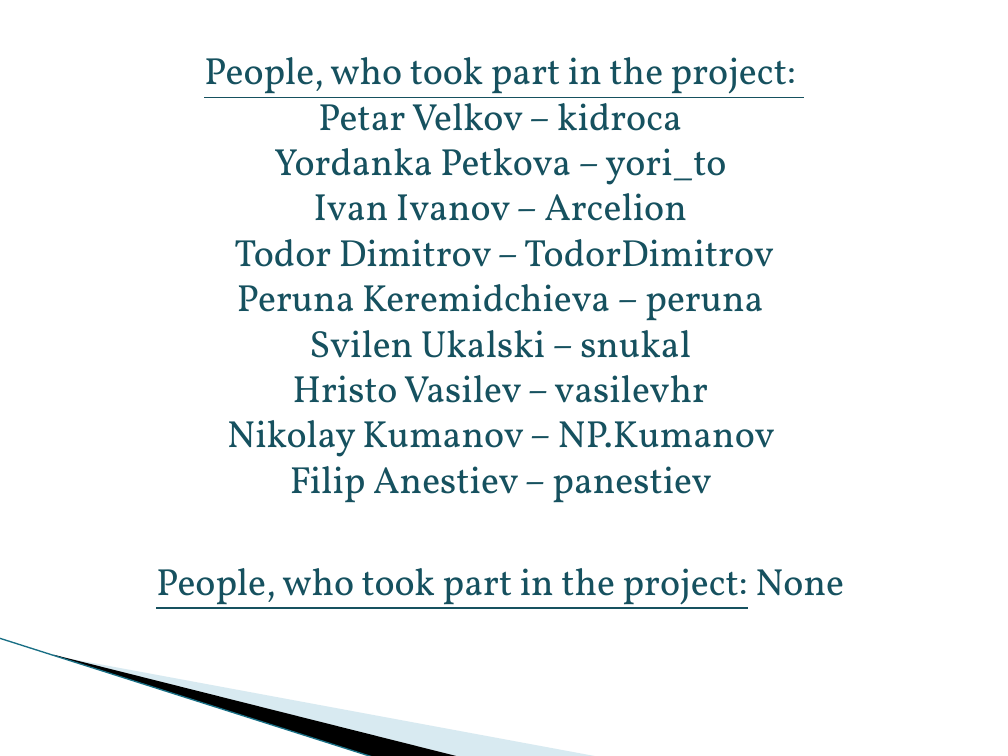
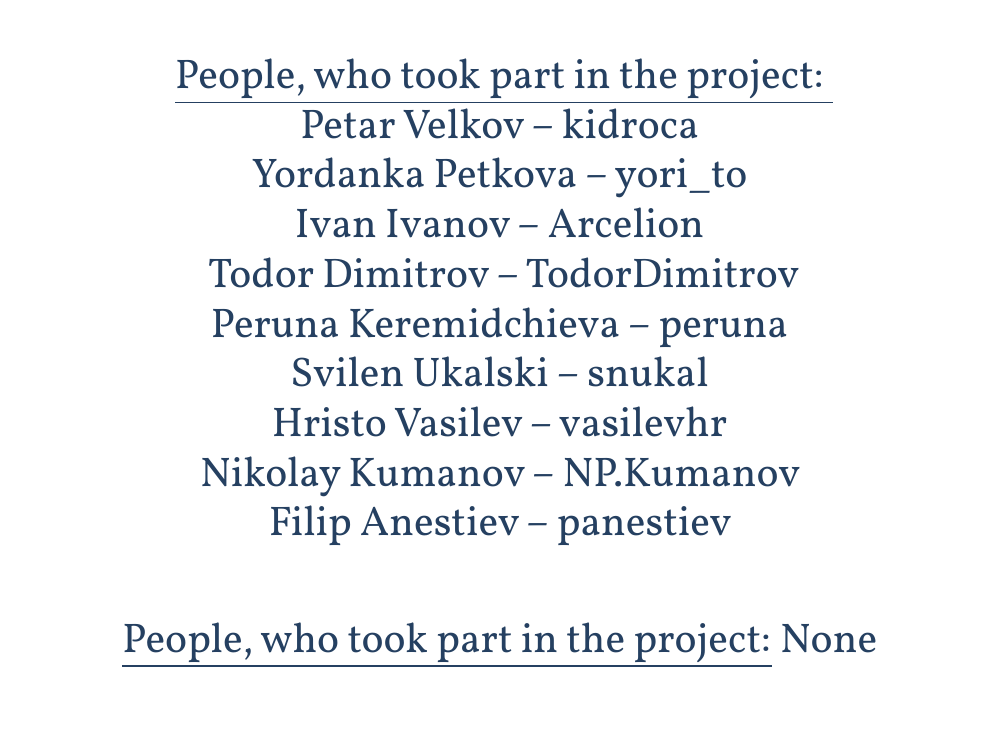
Before and after one commit to Acrelion/JS-Teamwork-Mandarine, a slide deck: slide 9 of Project Documentation/Presentation Mandarine.pptx. Drawn at 1008x756 pixels with LibreOffice and Linux fonts; fonts in the diff are those of the drawing; background and template pictures are left out. Boxes give left, top, right and bottom in pixels: in the first picture for what was removed or moved away, otherwise in the second. Text is boxed around its words. In the diff, an @@ line names an element or a change of style, - is before the commit and + after.

```diff
--- a/Project Documentation/Presentation Mandarine.pptx
+++ b/Project Documentation/Presentation Mandarine.pptx
@@ text "People, who took part in ..." at (122,58,877,667): size 27 to 29.6 pt, text colour #175160 to #254061; more space between paragraphs @@
@@ line removed from (0, 638) to (374, 756) @@
@@ freeform shape removed at (53,654,461,756) @@
@@ freeform shape removed at (55,655,600,756) @@
```
Also in this commit, not shown: 2 other slides changed, 6 slides added, 6 slides removed.
